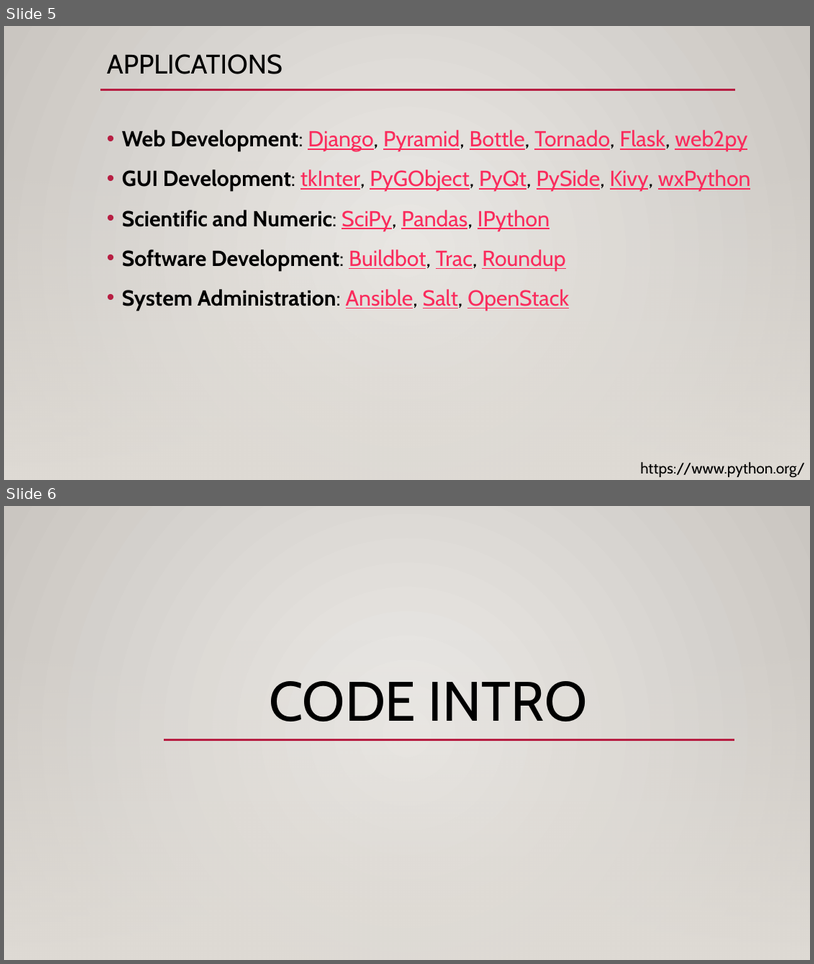
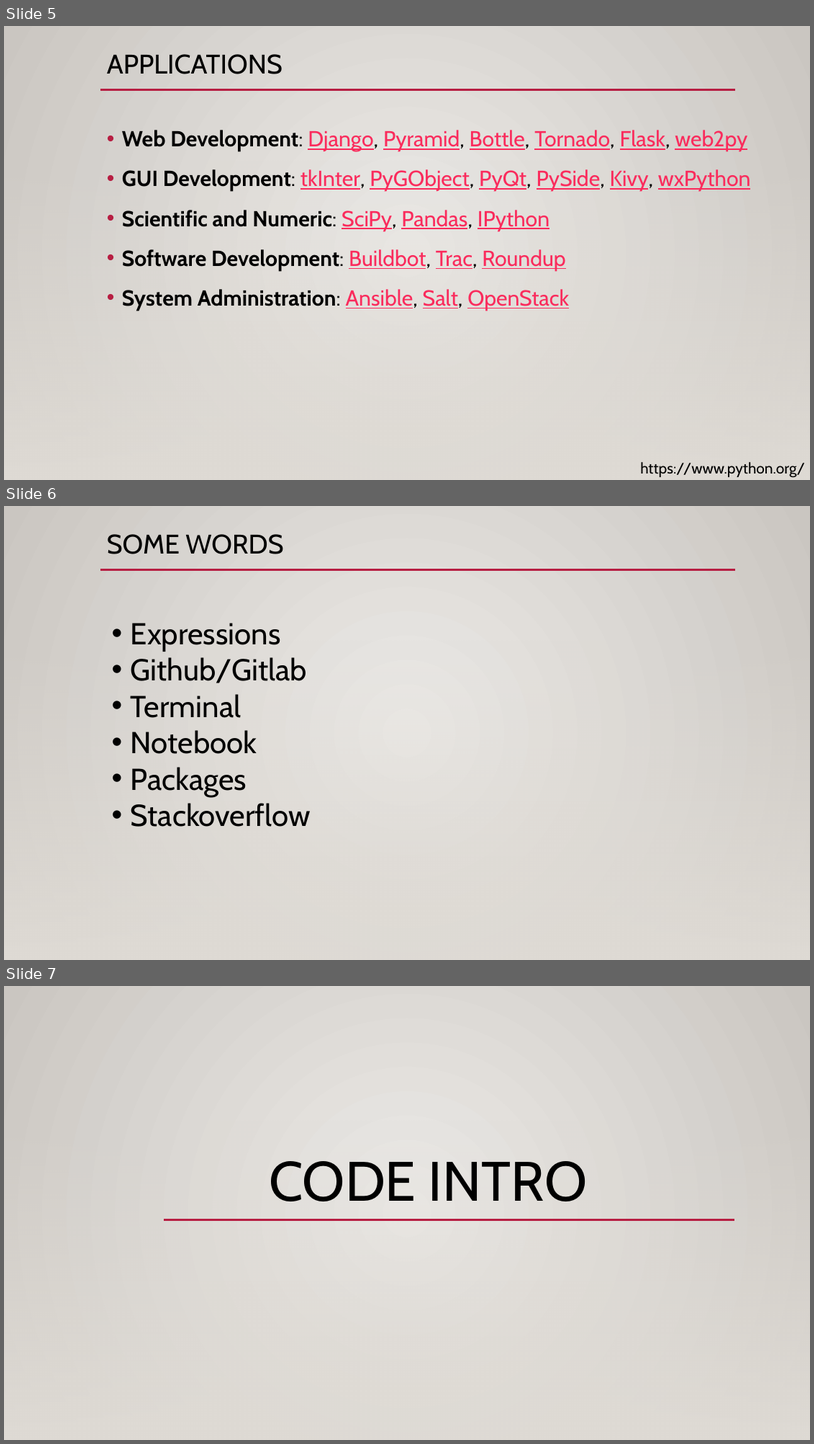
Before and after one commit to amrrs/codepy18_workshop, a slide deck: intro_to_python.pptx. Shown one above the other, each under a label of ours: slides 5 and 6 before the commit, slides 5, 6 and 7 after it. The pictures are 814x964 and 814x1444 pixels, drawn with LibreOffice and Linux fonts; fonts in the diff are those of the drawing. Boxes give left, top, right and bottom in pixels: in the first picture for what was removed or moved away, otherwise in the second. Text is boxed around its words. In the diff, an @@ line names an element or a change of style, - is before the commit and + after.

```diff
--- a/intro_to_python.pptx
+++ b/intro_to_python.pptx
@@ slide 6 added at bbox=[4, 506, 810, 960], background gradient #ECEAE7 to #CAC7C1; not listed: 2 template elements that a slide beside it also shows @@
@@ title added at bbox=[107, 534, 283, 554], 32 pt, text #000000 @@
+SOME WORDS
@@ text added at bbox=[131, 623, 311, 826], 36 pt, text #000000 @@
+• Expressions
+• Github/Gitlab
+• Terminal
+• Notebook
+• Packages
+• Stackoverflow
@@ what was slide 6 is now slide 7 @@
```
Also in this commit, not shown: 2 other files.
